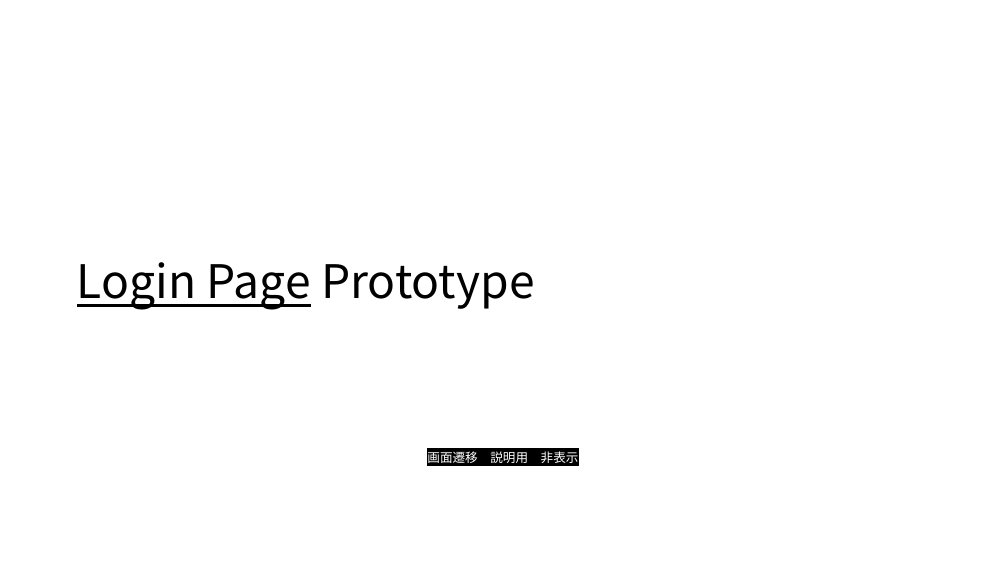
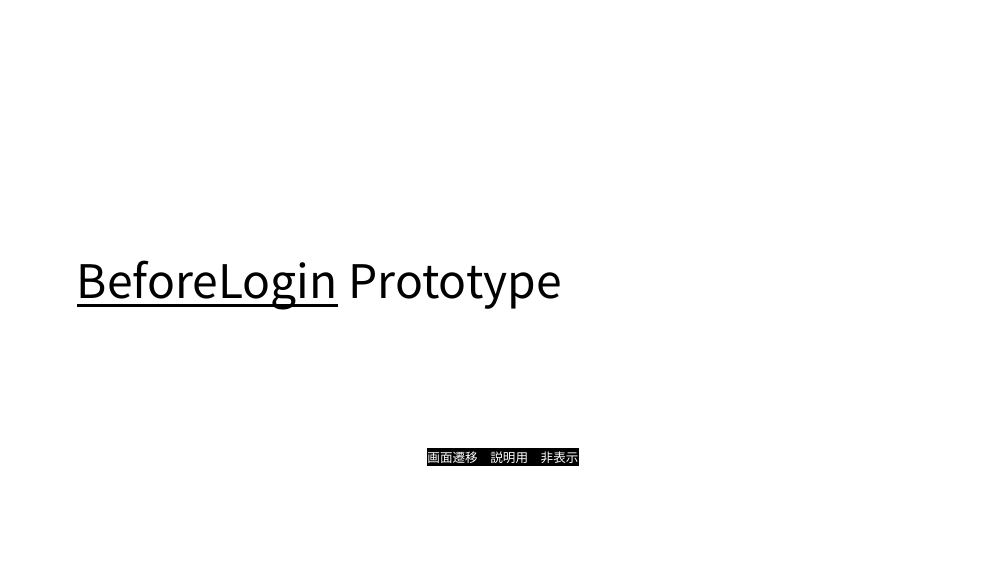
Before and after one commit to lvx-la/IniMaching, a slide deck: slide 10 of 仕様書/プレゼンテーション1.pptx. Drawn at 1008x567 pixels with LibreOffice and Linux fonts; fonts in the diff are those of the drawing. Boxes give left, top, right and bottom in pixels: in the first picture for what was removed or moved away, otherwise in the second. Text is boxed around its words. In the diff, an @@ line names an element or a change of style, - is before the commit and + after.

```diff
--- a/仕様書/プレゼンテーション1.pptx
+++ b/仕様書/プレゼンテーション1.pptx
@@ title at box(77, 260, 561, 310): text changed @@
-Login Page Prototype
+BeforeLogin Prototype
```
Also in this commit, not shown: 1 other slide changed, 4 other files.
